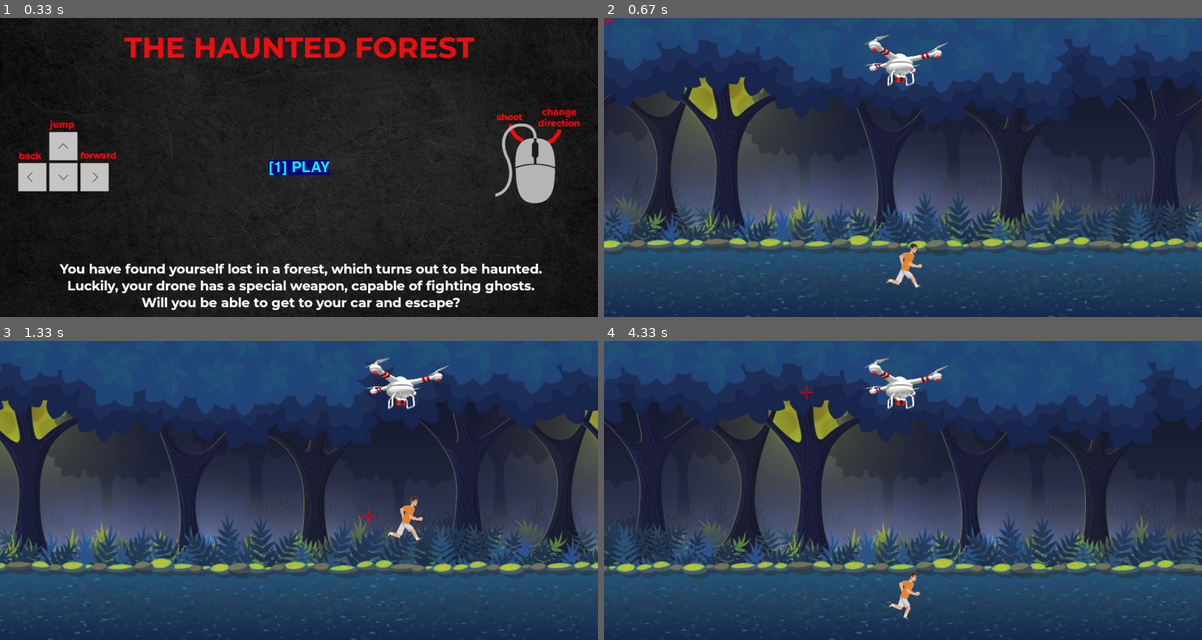
Above: before the commit, frames 1-4 (two rows, left to right).
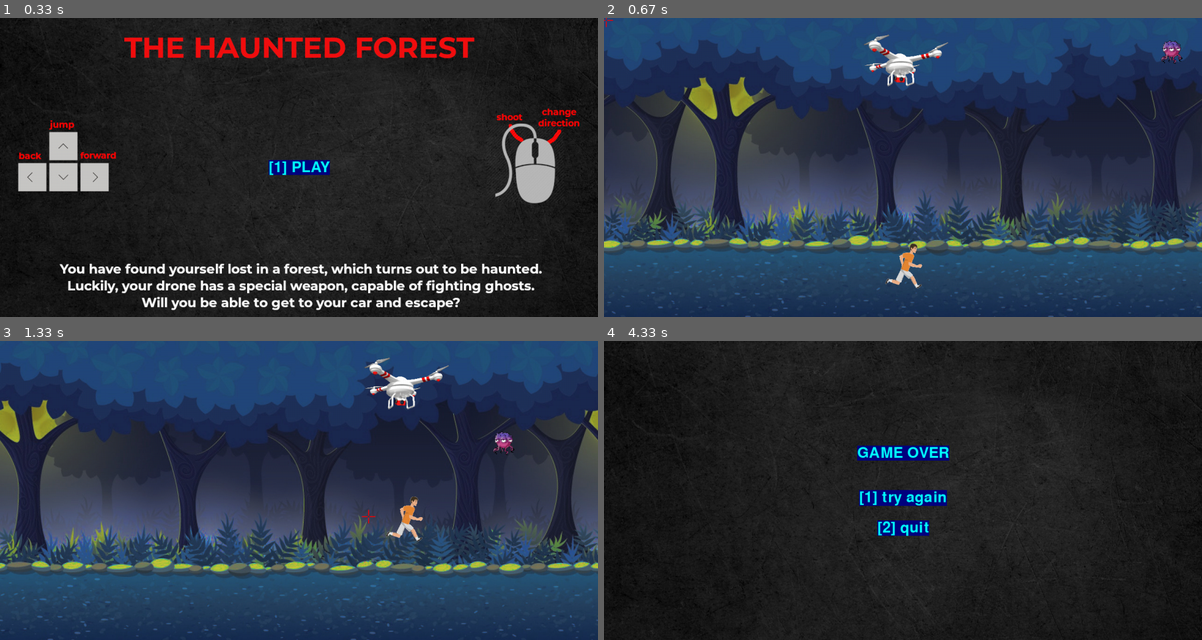
Above: after the commit, the same moments.

Repository: miro011/python-pygame-project
Game: pygame game, started from run.py
Two runs of this game, one before a commit and one after it. Both use one fixed random seed, a clock stepped at 60 frames per second and the inputs below.
Inputs (mouse positions are in pixels of both pictures, inside the frame that each line leads up to):
- Up to frame 1 (0.33 s): no input
- Up to frame 2 (0.67 s): tap 1 at 0.33 s
- Up to frame 3 (1.33 s): hold Right 0.67-1.13 s; move the mouse to (388, 385) at 0.7 s; hold Up from 1.17 s (still down); move the mouse to (370, 517) at 1.2 s
- Up to frame 4 (4.33 s): release Up at 1.47 s; click (759, 430) at 1.55 s; hold Right 1.83-2.3 s; click (873, 568) at 1.92 s; hold Left 2.33-2.87 s; click (903, 526) at 2.42 s; hold Left 2.9-3.3 s; click (1130, 604) at 2.98 s; hold Up 3.33-3.7 s; click (807, 391) at 3.42 s

Frame 1 is identical in both runs. In frame 2, 0.2% of the frame differs, in the area x 93-97%, y 7-16%; in frame 3, 0.2%; in frame 4, 93%, in the area x 0-100%, y 0-100%.

Commit message:
enemies added

Diff:
--- a/cross.py
+++ b/cross.py
@@ -17,7 +17,7 @@
         leftXCoord = bgSortedXCoords[0] if self.spritesDict["background"][0].speedX > 0 else bgSortedXCoords[-1] - self.image.get_width()
         topYCoord = random.randint(
             self.spritesDict["player"][0].jumpMaxHeight,
-            globals.DISPLAY_HEIGHT - self.spritesDict["player"][0].dfYDistFromBottom - self.image.get_height()
+            globals.DISPLAY_HEIGHT - globals.DIST_FROM_BOTTOM - self.image.get_height()
         )
 
         self.rect = self.image.get_rect()
--- a/enemy.py
+++ b/enemy.py
@@ -1,6 +1,7 @@
 import pygame
 import globals
 import random
+import repeattimer
 
 class Enemy():
 
@@ -11,16 +12,20 @@
         self.screen = screen
         self.spritesDict = spritesDict
 
-        self.image = pygame.image.load("./media/images/ufo.png")
+        self.startSide = random.randint(0,1) # 0 left / 1 right
+
+        self.nextImgNum = 0
+        self.image = pygame.image.load(f"./media/images/enemy/0.gif")
         self.rect = self.image.get_rect()
-        # +/- 1 is so that they don't collide with a wall on spawn
-        x = random.randint(0 + (self.image.get_width() / 2) + 1, globals.DISPLAY_WIDTH - (self.image.get_width() / 2) - 1)
-        y = random.randint(0 + (self.image.get_height() / 2) + 1, globals.DISPLAY_HEIGHT - (self.image.get_height() / 2) - 1)
-        self.rect.center = (x,y)
+        leftXCoord = 0 if self.startSide == 0 else globals.DISPLAY_WIDTH - (self.image.get_width()/2)
+        topYCoord = random.randint(0, globals.DISPLAY_HEIGHT - globals.DIST_FROM_BOTTOM - self.image.get_height())
+        self.rect.move_ip(leftXCoord, topYCoord)
 
+        self.nextImageTimer = repeattimer.RepeatTimer(0.1, self.set_image)
+        self.nextImageTimer.daemon = True
+        self.nextImageTimer.start()
 
-        self.speedX = 1
-        self.speedY = 0
+        self.speed = 5
 
         self.shouldDelete = False
 
@@ -28,20 +33,45 @@
     # OPTIONAL
 
     def update_location(self):
-        newRect = self.rect.move(self.speedX, self.speedY)
+        if "player" not in self.spritesDict: return # when the game over menu is toggled, sprites.py continues looping through the rest of the enemies
 
-        wallIndexesHitArr = newRect.collidelistall(self.spritesDict["walls"])
-        if wallIndexesHitArr:
-            for wallIndex in wallIndexesHitArr:
-                wallDescription = self.spritesDict["walls"][wallIndex].description
-                if wallDescription in ["top", "bottom"]:
-                    self.shouldDelete = True
-                    return
-                elif wallDescription in ["left", "right"]:
-                    self.speedX *= -1
-                    self.rect = self.rect.move(0, 30)
-        else:
-            self.rect = newRect
+        startV = pygame.Vector2(self.rect.center)
+        finalV = pygame.Vector2(self.spritesDict["player"][0].rect.center)
+        numUpdates = int(startV.distance_to(finalV) / self.speed)
+        if numUpdates < 10: # using this to detect collision with player and purposefully a bit loose so player can avoid
+            self.spritesDict["over_menu"][0].toggle_menu()
+            return
+        progress = 1 / numUpdates
+        self.rect.center = startV.lerp(finalV, progress)
+
+        if self.rect.collidelist(self.spritesDict["bullets"]) != -1:
+            self.nextImageTimer.cancel()
+            self.shouldDelete = True
+            self.respawn()
 
     def blit(self):
         self.screen.blit(self.image, self.rect)
+
+    ######################################################################
+    # RESPAWN
+
+    def respawn(self):
+        result = random.randint(0, globals.ENEMY_SPLIT_CHANCE)
+        shouldSplit = True if 0 <= result <= globals.ENEMY_SPLIT_CHANCE else False
+        numOfNewSpawns = 2 if shouldSplit else 1
+        for i in range(numOfNewSpawns):
+            self.spritesDict["enemies"].append(Enemy(self.screen, self.spritesDict))
+
+
+    ######################################################################
+    # OTHER
+
+    def set_image(self):
+        while True:
+            try:
+                self.image = pygame.image.load(f"./media/images/enemy/{self.nextImgNum}.gif")
+                break
+            except:
+                self.nextImgNum = 0
+
+        self.nextImgNum += 1
--- a/globals.py
+++ b/globals.py
@@ -8,3 +8,10 @@
 GREEN_COLOR=(0, 255, 255)
 ORANGE_COLOR=(255, 100, 0)
 BLUE_COLOR = (0, 0, 128)
+
+DIST_FROM_BOTTOM = 40 # used so that I can put a HUD on the bottom (player, enemies etc.)
+
+ENEMY_SPLIT_CHANCE = 50 # 50% chance that when an enemy is killed, 2 additional once will be spawned
+# if ENEMY_SPLIT_CHANCE = 70%
+#randomint(0,100)
+#if 0-70 => spawn
--- a/menu.py
+++ b/menu.py
@@ -6,11 +6,11 @@
     ######################################################################
     # CONSTRUCTOR
 
-    def __init__(self, spritesInst, status, menuType):
+    def __init__(self, spritesInst, menuType):
         self.spritesInst = spritesInst
         self.screen = self.spritesInst.screen
 
-        self.status = status # -1 is off, 1 is on
+        self.status = -1 # -1 is off, 1 is on
         self.menuType = menuType
 
         menuImgName = "menu-background-welcome" if self.menuType == "welcome" else "menu-background"
--- a/player.py
+++ b/player.py
@@ -11,12 +11,9 @@
         self.screen = screen
         self.spritesDict = spritesDict
 
-        self.dfYDistFromBottom = 40
-
-
         self.image = pygame.image.load(f"./media/images/player/0.gif")
         self.rect = self.image.get_rect()
-        self.rect.center = (globals.DISPLAY_WIDTH/2, globals.DISPLAY_HEIGHT - (self.image.get_height()/2) - self.dfYDistFromBottom)
+        self.rect.center = (globals.DISPLAY_WIDTH/2, globals.DISPLAY_HEIGHT - (self.image.get_height()/2) - globals.DIST_FROM_BOTTOM)
 
         self.nextImgNum = 0
         self.nextImageTimerDfDelay = 0.05
@@ -88,7 +85,7 @@
     def manage_jump(self):
         if self.rect.top <= self.jumpMaxHeight: # jump has reached max height, time to go down
             self.curSpeedY = self.curSpeedY * -1
-        elif self.rect.bottom >= globals.DISPLAY_HEIGHT - self.dfYDistFromBottom: # has landed
+        elif self.rect.bottom >= globals.DISPLAY_HEIGHT - globals.DIST_FROM_BOTTOM: # has landed
             self.jumpInProg = False
             self.curSpeedY = 0
             self.nextImageTimer = repeattimer.RepeatTimer(self.nextImageTimerDfDelay, self.set_image)
--- a/sprites.py
+++ b/sprites.py
@@ -25,13 +25,13 @@
         self.dict = {}
 
         self.dict["welcome_menu"] = []
-        self.dict["welcome_menu"].append(menu.Menu(self, -1, "welcome"))
+        self.dict["welcome_menu"].append(menu.Menu(self, "welcome"))
 
         self.dict["pause_menu"] = []
-        self.dict["pause_menu"].append(menu.Menu(self, -1, "pause"))
+        self.dict["pause_menu"].append(menu.Menu(self, "pause"))
 
         self.dict["over_menu"] = []
-        self.dict["over_menu"].append(menu.Menu(self, -1, "over"))
+        self.dict["over_menu"].append(menu.Menu(self, "over"))
 
         self.dict["walls"] = []
         self.dict["walls"].append(wall.Wall("top"))
@@ -51,9 +51,9 @@
         self.dict["cross"] = []
         self.dict["cross"].append(cross.Cross(self.screen, self.dict))
 
-        '''self.dict["enemies"] = []
-        for i in range(6):
-            self.dict["enemies"].append(enemy.Enemy(self.screen, self.dict))'''
+        self.dict["enemies"] = []
+        for i in range(1):
+            self.dict["enemies"].append(enemy.Enemy(self.screen, self.dict))
 
         self.dict["bullets"] = []
 
Binary file added: media/images/enemy/0.gif
Binary file added: media/images/enemy/1.gif
Binary file added: media/images/enemy/2.gif
Binary file added: media/images/enemy/3.gif
Binary file added: media/images/enemy/4.gif
Binary file removed: media/images/ufo.png
